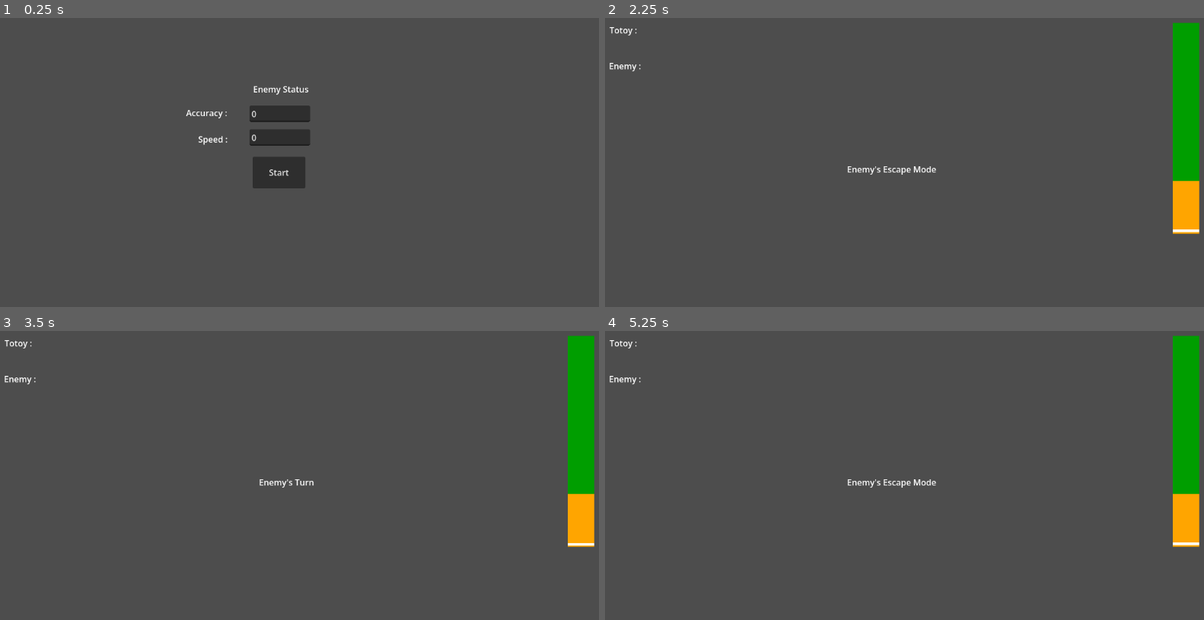
Above: before the commit, frames 1-4 (two rows, left to right).
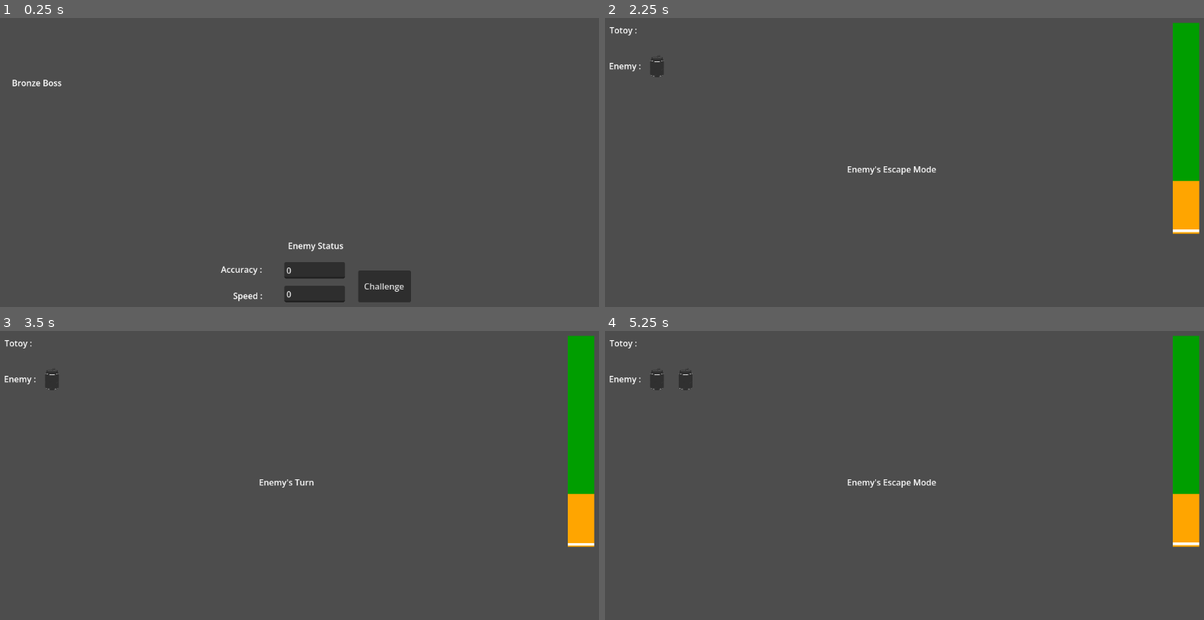
Above: after the commit, the same moments.

Repository: TuwonXD/Kalye404
Game: Godot game, scene res://menu.tscn
Same seed, same stepped clock (60 frames per second), same inputs: the game is played once before the commit and once after it.
Inputs:
- Up to frame 1 (0.25 s): no input
- Up to frame 2 (2.25 s): click "Start" (after the commit: "Challenge") at 0.5 s; tap Enter at 1.25 s; hold Space (StopArrow) 1.28-2.03 s; tap Space (StopArrow) at 2.1 s
- Up to frame 3 (3.5 s): tap Enter at 2.75 s; hold Space (StopArrow) from 2.78 s (still down)
- Up to frame 4 (5.25 s): release Space (StopArrow) at 3.53 s; tap Space (StopArrow) at 3.6, 5.1 s; tap Enter at 4.25 s; hold Space (StopArrow) 4.28-5.03 s

The runs differ from the first frame. In frame 1, 4.7% of the frame differs, in the area x 2-69%, y 21-99%; in frame 2, 0.1%; in frame 3, 0.1%; in frame 4, 0.3%.

Commit message:
menu adjusted for transferred can sprite

Diff:
--- a/game/features/tumbang-preso/menu.tscn
+++ b/game/features/tumbang-preso/menu.tscn
@@ -11,54 +11,67 @@
 
 [node name="AccuracyLabel" type="Label" parent="." unique_id=1960304599]
 layout_mode = 0
-offset_left = 350.0
-offset_top = 170.0
-offset_right = 437.0
-offset_bottom = 207.0
+offset_left = 416.0
+offset_top = 467.0
+offset_right = 503.0
+offset_bottom = 504.0
 text = "Accuracy :"
 horizontal_alignment = 1
 vertical_alignment = 1
 
 [node name="SpeedLabel" type="Label" parent="." unique_id=373798383]
 layout_mode = 0
-offset_left = 350.0
-offset_top = 220.0
-offset_right = 460.0
-offset_bottom = 257.0
+offset_left = 416.0
+offset_top = 517.0
+offset_right = 526.0
+offset_bottom = 554.0
 text = "Speed :"
 horizontal_alignment = 1
 vertical_alignment = 1
 
 [node name="EnemyStatsLabel" type="Label" parent="." unique_id=1519943935]
 layout_mode = 0
-offset_left = 454.0
-offset_top = 119.0
-offset_right = 615.0
-offset_bottom = 169.0
+offset_left = 520.0
+offset_top = 416.0
+offset_right = 681.0
+offset_bottom = 466.0
 text = "Enemy Status"
 horizontal_alignment = 1
 vertical_alignment = 1
 
 [node name="EnemyAccuracyInput" type="LineEdit" parent="." unique_id=177268545]
 layout_mode = 0
-offset_left = 474.0
-offset_top = 175.0
-offset_right = 589.0
-offset_bottom = 206.0
+offset_left = 540.0
+offset_top = 472.0
+offset_right = 655.0
+offset_bottom = 503.0
 placeholder_text = "0 - 100"
 
 [node name="EnemySpeedInput" type="LineEdit" parent="." unique_id=485365465]
 layout_mode = 0
-offset_left = 474.0
-offset_top = 220.0
-offset_right = 589.0
-offset_bottom = 251.0
+offset_left = 540.0
+offset_top = 517.0
+offset_right = 655.0
+offset_bottom = 548.0
 placeholder_text = "0 - 100"
 
 [node name="StartButton" type="Button" parent="." unique_id=514756460]
 layout_mode = 0
-offset_left = 480.0
-offset_top = 272.0
-offset_right = 580.0
-offset_bottom = 332.0
-text = "Start"
+offset_left = 680.0
+offset_top = 488.0
+offset_right = 780.0
+offset_bottom = 548.0
+text = "Challenge"
+
+[node name="Bronze Boss" type="Control" parent="." unique_id=177675154]
+anchors_preset = 0
+offset_right = 40.0
+offset_bottom = 40.0
+
+[node name="Name" type="Label" parent="Bronze Boss" unique_id=629592948]
+layout_mode = 0
+offset_left = 24.0
+offset_top = 120.0
+offset_right = 119.0
+offset_bottom = 143.0
+text = "Bronze Boss"
--- a/game/features/tumbang-preso/ui.tscn
+++ b/game/features/tumbang-preso/ui.tscn
@@ -1,7 +1,7 @@
 [gd_scene format=3 uid="uid://divalb05tbeer"]
 
-[ext_resource type="Texture2D" uid="uid://lnrxja1x3r8o" path="res://can.png" id="1_fyqef"]
 [ext_resource type="Script" uid="uid://86lxojr2q2rf" path="res://ui.gd" id="1_m6e0p"]
+[ext_resource type="Texture2D" uid="uid://j6to3b0w58fn" path="res://sprites/can.png" id="2_m6e0p"]
 
 [node name="UI" type="Control" unique_id=1296784210]
 layout_mode = 3
@@ -25,34 +25,34 @@
 offset_right = 341.0
 offset_bottom = 55.0
 
-[node name="Can1" type="TextureRect" parent="PlayerCanRow" unique_id=688135070]
+[node name="Can1" type="TextureRect" parent="PlayerCanRow" unique_id=1661710735]
 custom_minimum_size = Vector2(50, 50)
 layout_mode = 2
-texture = ExtResource("1_fyqef")
+texture = ExtResource("2_m6e0p")
 expand_mode = 1
 
-[node name="Can2" type="TextureRect" parent="PlayerCanRow" unique_id=2005238445]
+[node name="Can2" type="TextureRect" parent="PlayerCanRow" unique_id=1536489941]
 custom_minimum_size = Vector2(50, 50)
 layout_mode = 2
-texture = ExtResource("1_fyqef")
+texture = ExtResource("2_m6e0p")
 expand_mode = 1
 
-[node name="Can3" type="TextureRect" parent="PlayerCanRow" unique_id=2016774513]
+[node name="Can3" type="TextureRect" parent="PlayerCanRow" unique_id=256092430]
 custom_minimum_size = Vector2(50, 50)
 layout_mode = 2
-texture = ExtResource("1_fyqef")
+texture = ExtResource("2_m6e0p")
 expand_mode = 1
 
-[node name="Can4" type="TextureRect" parent="PlayerCanRow" unique_id=1401579950]
+[node name="Can4" type="TextureRect" parent="PlayerCanRow" unique_id=2092878842]
 custom_minimum_size = Vector2(50, 50)
 layout_mode = 2
-texture = ExtResource("1_fyqef")
+texture = ExtResource("2_m6e0p")
 expand_mode = 1
 
-[node name="Can5" type="TextureRect" parent="PlayerCanRow" unique_id=1577012981]
+[node name="Can5" type="TextureRect" parent="PlayerCanRow" unique_id=1472445595]
 custom_minimum_size = Vector2(50, 50)
 layout_mode = 2
-texture = ExtResource("1_fyqef")
+texture = ExtResource("2_m6e0p")
 expand_mode = 1
 
 [node name="EnemyLabel" type="Label" parent="." unique_id=381756659]
@@ -73,31 +73,31 @@
 [node name="Can1" type="TextureRect" parent="EnemyCanRow" unique_id=64651968]
 custom_minimum_size = Vector2(50, 50)
 layout_mode = 2
-texture = ExtResource("1_fyqef")
+texture = ExtResource("2_m6e0p")
 expand_mode = 1
 
-[node name="Can2" type="TextureRect" parent="EnemyCanRow" unique_id=1737486036]
+[node name="Can2" type="TextureRect" parent="EnemyCanRow" unique_id=1517560915]
 custom_minimum_size = Vector2(50, 50)
 layout_mode = 2
-texture = ExtResource("1_fyqef")
+texture = ExtResource("2_m6e0p")
 expand_mode = 1
 
-[node name="Can3" type="TextureRect" parent="EnemyCanRow" unique_id=1336797850]
+[node name="Can3" type="TextureRect" parent="EnemyCanRow" unique_id=1646906074]
 custom_minimum_size = Vector2(50, 50)
 layout_mode = 2
-texture = ExtResource("1_fyqef")
+texture = ExtResource("2_m6e0p")
 expand_mode = 1
 
-[node name="Can4" type="TextureRect" parent="EnemyCanRow" unique_id=1838217762]
+[node name="Can4" type="TextureRect" parent="EnemyCanRow" unique_id=1361760873]
 custom_minimum_size = Vector2(50, 50)
 layout_mode = 2
-texture = ExtResource("1_fyqef")
+texture = ExtResource("2_m6e0p")
 expand_mode = 1
 
-[node name="Can5" type="TextureRect" parent="EnemyCanRow" unique_id=454303058]
+[node name="Can5" type="TextureRect" parent="EnemyCanRow" unique_id=318307011]
 custom_minimum_size = Vector2(50, 50)
 layout_mode = 2
-texture = ExtResource("1_fyqef")
+texture = ExtResource("2_m6e0p")
 expand_mode = 1
 
 [node name="ResultLabel" type="Label" parent="." unique_id=2060106351]
